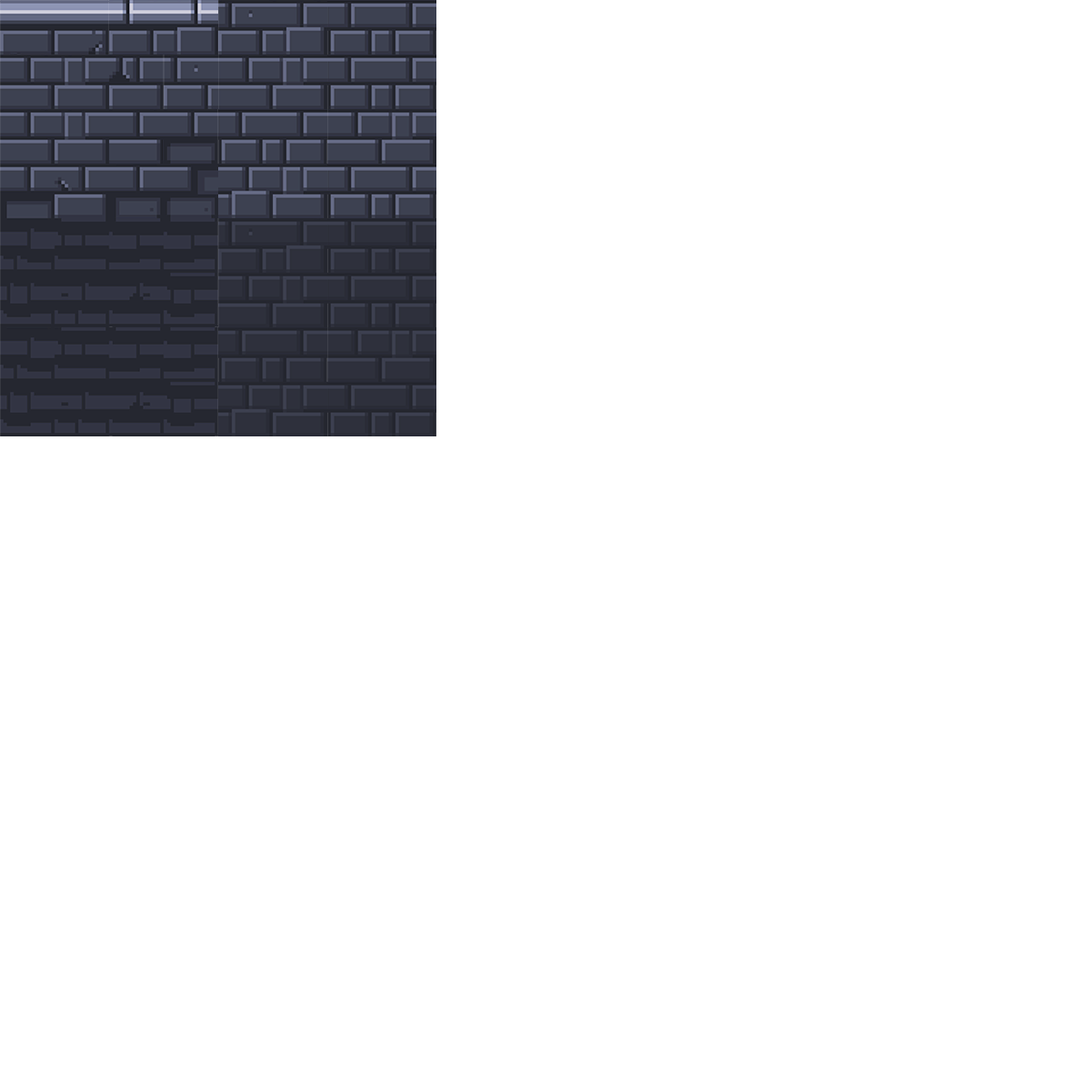
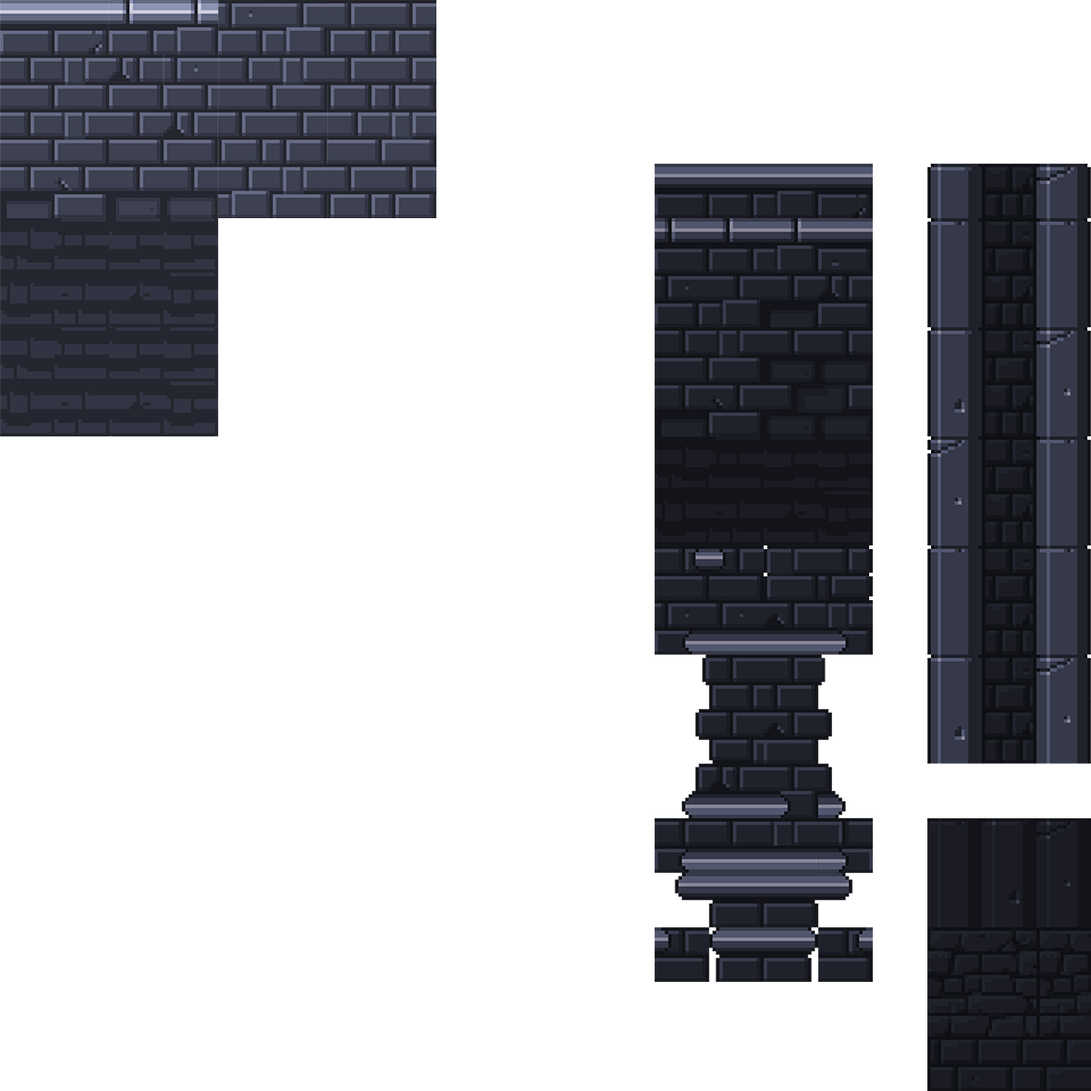
Before/after of a (1091, 1091) layered artwork. What changed in the layer stack:
hid "Layer 1" over [218, 218, 437, 437]
added layer "Layer 2" above "Layer 3" over [163, 163, 219, 219]
added layer "Layer 3" above "Floor 1" over [163, 110, 217, 164]
painted on "Floor 1" over [163, 110, 219, 219]
showed "Terrain" over [654, 163, 1091, 1091]
